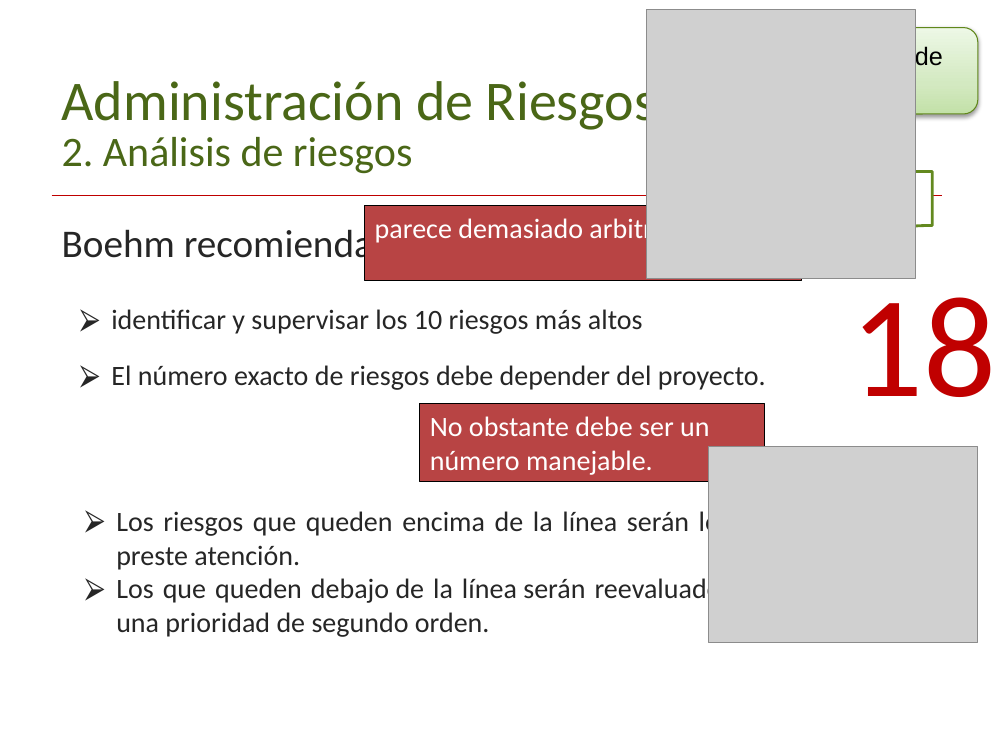
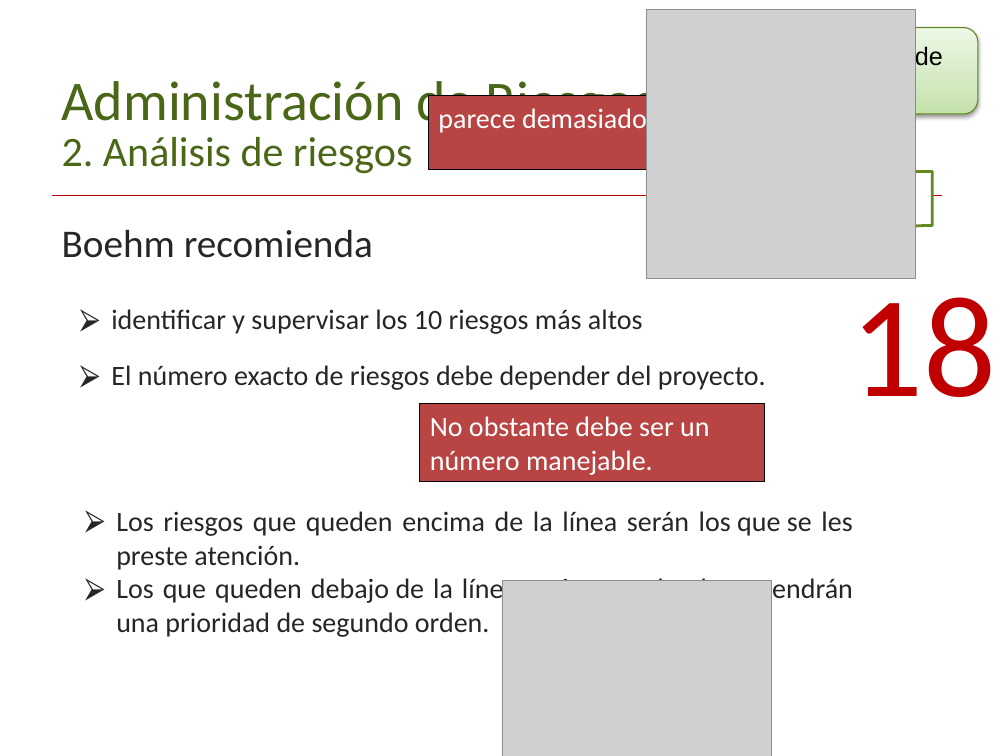
Before and after one commit to ssofiaavila/Ingenieria-de-software-2--Informatica-UNLP, a slide deck: slide 18 of Teorías/Clase 3- Riesgos.pptx. Drawn at 1008x756 pixels with LibreOffice and Linux fonts; fonts in the diff are those of the drawing; grey boxes stand for pictures; background and template pictures are left out. Boxes give left, top, right and bottom in pixels: in the first picture for what was removed or moved away, otherwise in the second. Text is boxed around its words. In the diff, an @@ line names an element or a change of style, - is before the commit and + after.

```diff
--- a/Teorías/Clase 3- Riesgos.pptx
+++ b/Teorías/Clase 3- Riesgos.pptx
@@ rectangle "parece demasiado arbitrario !!!." moved from (x1=365, y1=206, x2=801, y2=280) to (x1=428, y1=95, x2=865, y2=169) @@
@@ picture resized from (x1=709, y1=447, x2=978, y2=643) to (x1=503, y1=581, x2=772, y2=756) @@
```
Also in this commit, not shown: 4 other slides changed.
